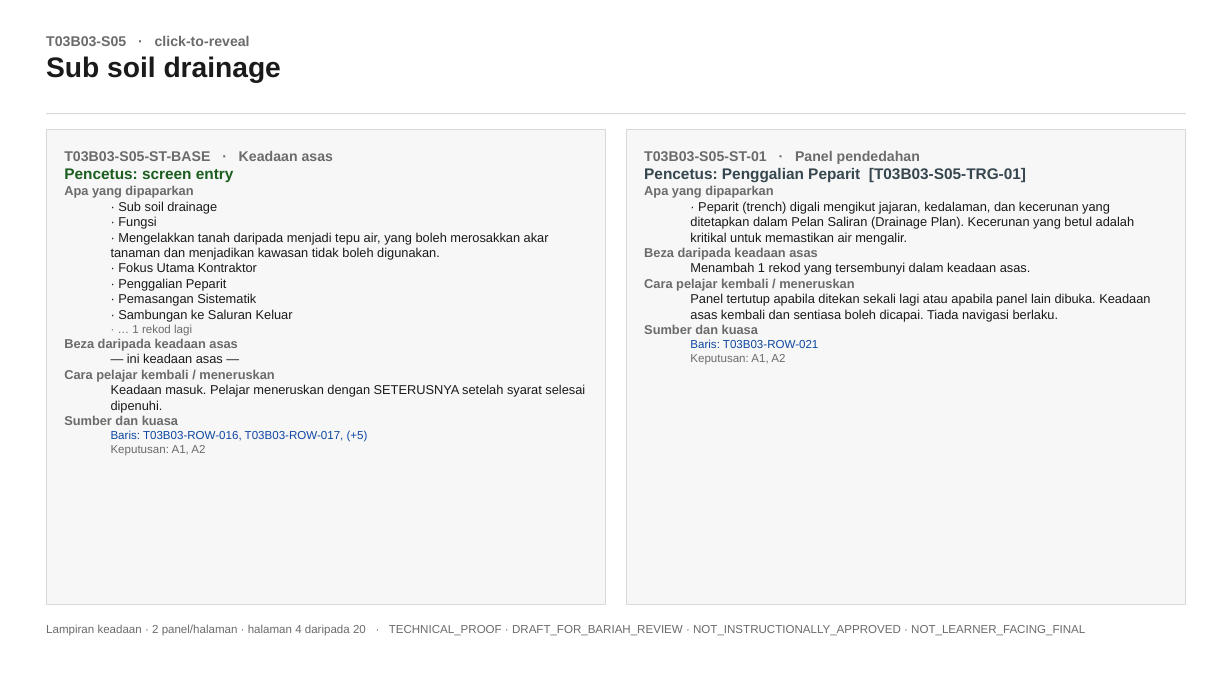
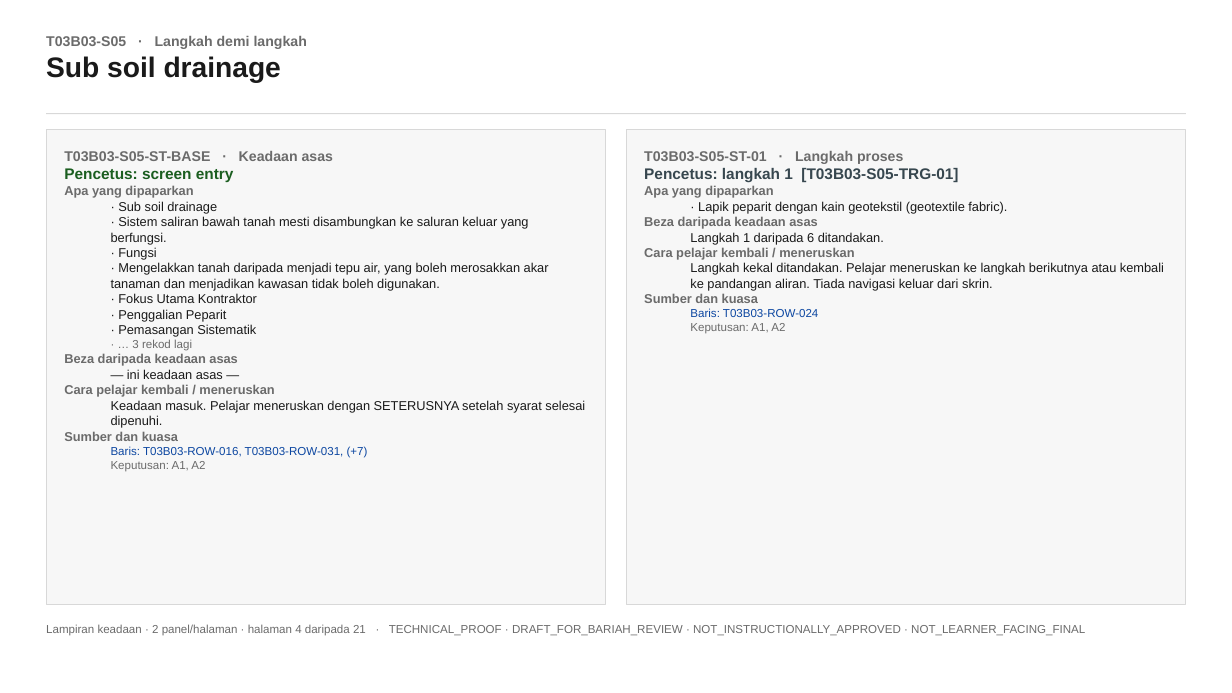
Before and after one commit to fidos777/slide-interaction-layer, a slide deck: slide 5 of reviews/storyboard-bariah/k5_calibration/K5PL06T03B03_LAMPIRAN_KEADAAN_DRAF_v0_1_2panel.pptx. Drawn at 1232x693 pixels with LibreOffice and Linux fonts; fonts in the diff are those of the drawing. Boxes give left, top, right and bottom in pixels: in the first picture for what was removed or moved away, otherwise in the second. Text is boxed around its words. In the diff, an @@ line names an element or a change of style, - is before the commit and + after.

```diff
--- a/reviews/storyboard-bariah/k5_calibration/K5PL06T03B03_LAMPIRAN_KEADAAN_DRAF_v0_1_2panel.pptx
+++ b/reviews/storyboard-bariah/k5_calibration/K5PL06T03B03_LAMPIRAN_KEADAAN_DRAF_v0_1_2panel.pptx
@@ text at [46,36,307,49]: text changed @@
-T03B03-S05 · click-to-reveal
+T03B03-S05 · Langkah demi langkah
@@ text at [644,151,958,183]: text changed @@
-T03B03-S05-ST-01 · Panel pendedahan
-Pencetus: Penggalian Peparit [T03B03-S05-TRG-01]
+T03B03-S05-ST-01 · Langkah proses
+Pencetus: langkah 1 [T03B03-S05-TRG-01]
@@ text at [698,201,1007,214]: text changed @@
-  · Peparit (trench) digali mengikut jajaran, kedalaman, dan kecerunan yang ditetapkan dalam Pelan Saliran (Drainage Plan). Kecerunan yang betul adalah kritikal untuk memastikan air mengalir.
+  · Lapik peparit dengan kain geotekstil (geotextile fabric).
@@ text at [111,216,529,244]: paragraph added @@
+  · Sistem saliran bawah tanah mesti disambungkan ke saluran keluar yang berfungsi.
@@ text at [690,232,884,244]: text changed @@
-  Menambah 1 rekod yang tersembunyi dalam keadaan asas.
+  Langkah 1 daripada 6 ditandakan.
@@ text at [690,262,1164,291]: text changed @@
-  Panel tertutup apabila ditekan sekali lagi atau apabila panel lain dibuka. Keadaan asas kembali dan sentiasa boleh dicapai. Tiada navigasi berlaku.
+  Langkah kekal ditandakan. Pelajar meneruskan ke langkah berikutnya atau kembali ke pandangan aliran. Tiada navigasi keluar dari skrin.
@@ text at [690,308,818,317]: text changed @@
-  Baris: T03B03-ROW-021
+  Baris: T03B03-ROW-024
@@ text at [132,339,192,350]: text changed; size 10 to 9 pt; text colour #1A1A1A to #6B6B6B @@
-  · Sambungan ke Saluran Keluar
-  · … 1 rekod lagi
+  · … 3 rekod lagi
@@ text at [111,446,368,458]: text changed @@
-  Baris: T03B03-ROW-016, T03B03-ROW-017, (+5)
+  Baris: T03B03-ROW-016, T03B03-ROW-031, (+7)
@@ text at [46,624,1085,636]: text changed @@
-Lampiran keadaan · 2 panel/halaman · halaman 4 daripada 20 · TECHNICAL_PROOF · DRAFT_FOR_BARIAH_REVIEW · NOT_INSTRUCTIONALLY_APPROVED · NOT_LEARNER_FACING_FINAL
+Lampiran keadaan · 2 panel/halaman · halaman 4 daripada 21 · TECHNICAL_PROOF · DRAFT_FOR_BARIAH_REVIEW · NOT_INSTRUCTIONALLY_APPROVED · NOT_LEARNER_FACING_FINAL
```
Also in this commit, not shown: 20 other slides changed, 1 slide added, 4 other files.
